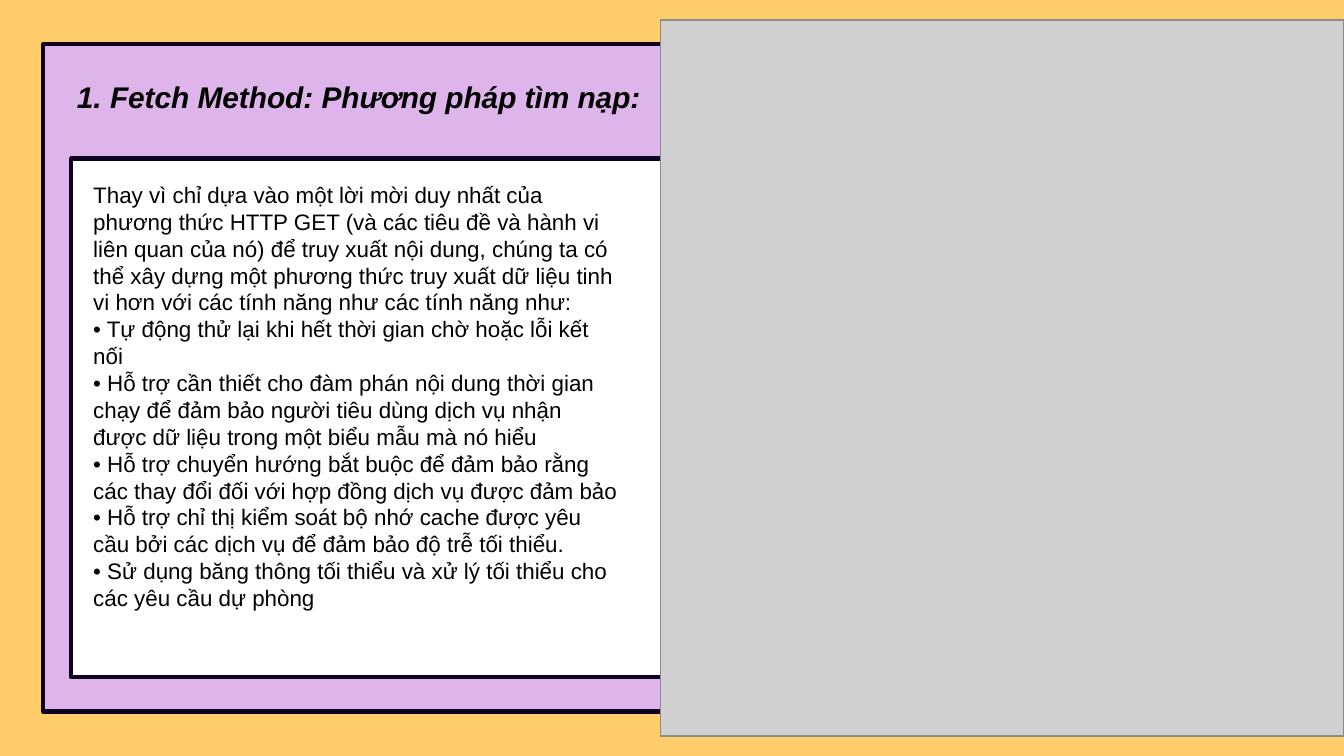
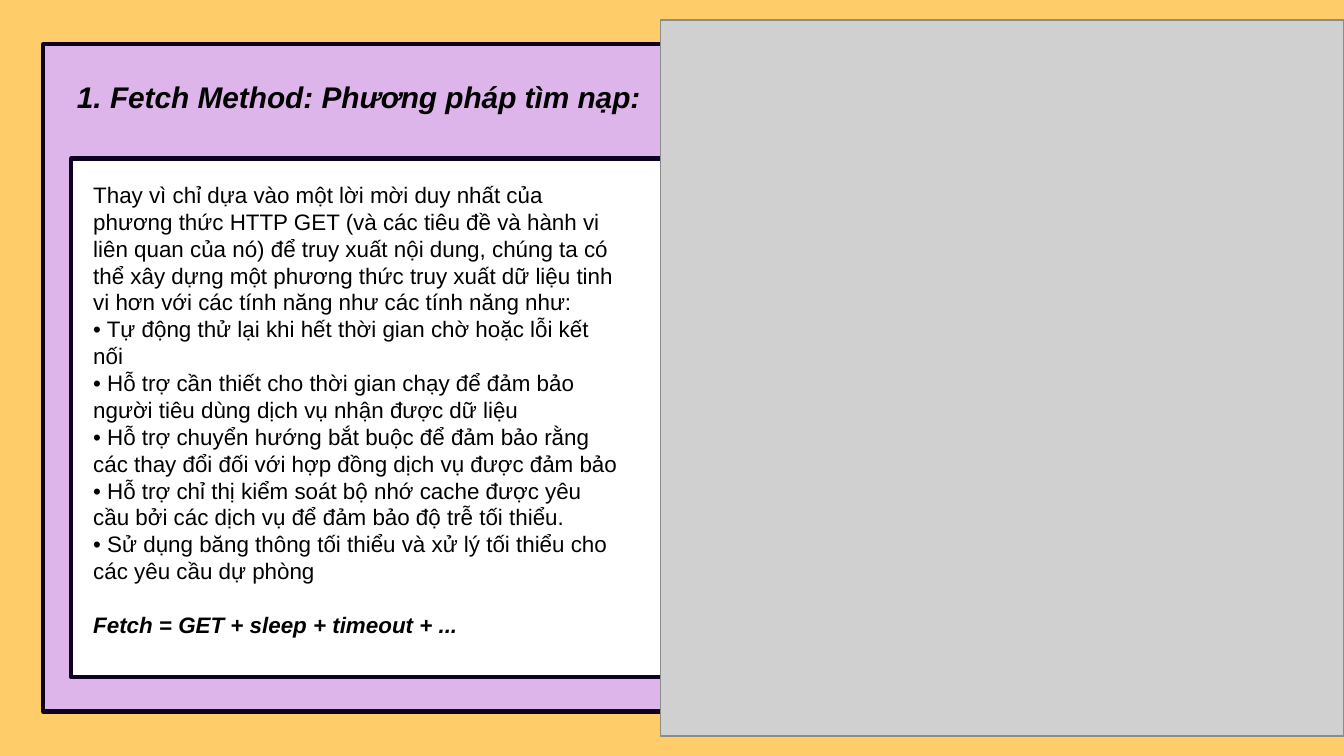
Before and after one commit to thinhotwp1/N1_14, a slide deck: slide 45 of 9.pptx. Drawn at 1344x756 pixels with LibreOffice and Linux fonts; fonts in the diff are those of the drawing; grey boxes stand for pictures. Boxes give left, top, right and bottom in pixels: in the first picture for what was removed or moved away, otherwise in the second. Text is boxed around its words. In the diff, an @@ line names an element or a change of style, - is before the commit and + after.

```diff
--- a/9.pptx
+++ b/9.pptx
@@ text at <box>93,373,574,423</box>: text changed @@
-• Hỗ trợ cần thiết cho đàm phán nội dung thời gian chạy để đảm bảo người tiêu dùng dịch vụ nhận được dữ liệu trong một biểu mẫu mà nó hiểu
+• Hỗ trợ cần thiết cho thời gian chạy để đảm bảo người tiêu dùng dịch vụ nhận được dữ liệu
@@ text at <box>93,616,413,638</box>: paragraph added @@
+Fetch = GET + sleep + timeout + ...
```
Also in this commit, not shown: 17 other slides changed, 1 slide removed.
